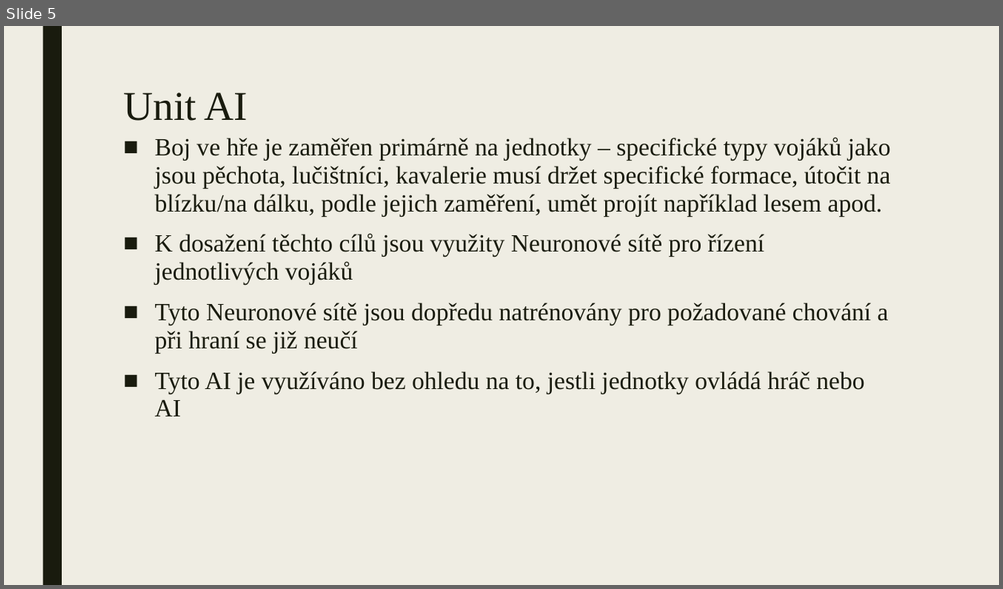
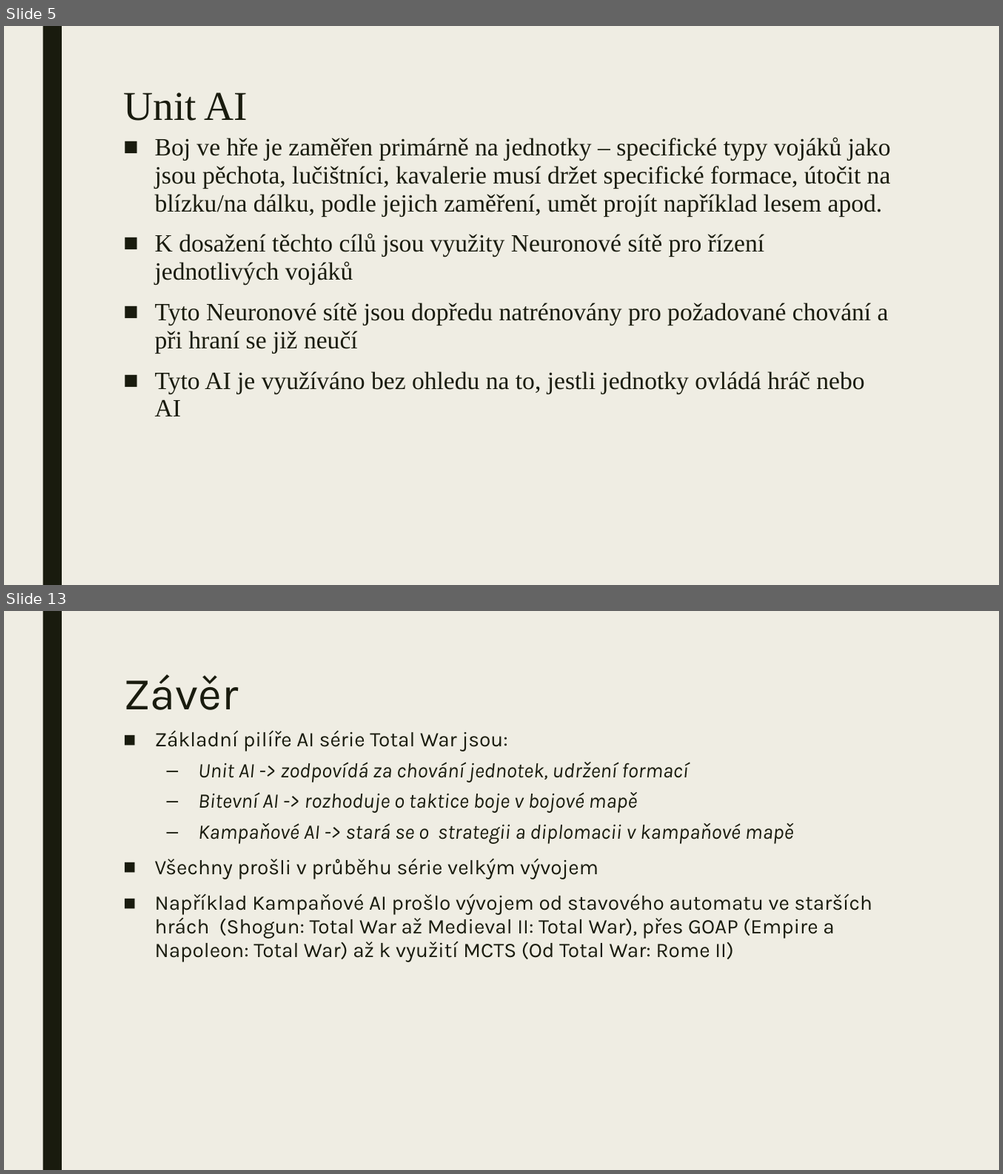
Before and after one commit to JiriPakr/Projects_4Fun, a slide deck: Total War AI.pptx. Shown one above the other, each under a label of ours: slide 5 before the commit, slides 5 and 13 after it; the slides between them are not shown. The pictures are 1003x589 and 1003x1174 pixels, drawn with LibreOffice and Linux fonts; fonts in the diff are those of the drawing. Boxes give left, top, right and bottom in pixels: in the first picture for what was removed or moved away, otherwise in the second. Text is boxed around its words. In the diff, an @@ line names an element or a change of style, - is before the commit and + after.

```diff
--- a/Total War AI.pptx
+++ b/Total War AI.pptx
@@ slide 13 added at (4, 611, 999, 1170), background #EFEDE3; not listed: 1 template element that a slide beside it also shows @@
@@ title added at (123, 675, 238, 710), 44 pt, text #191B0E @@
+Závěr
@@ text added at (155, 730, 872, 963), 20 pt, text #191B0E @@
+■ Základní pilíře AI série Total War jsou:
+  – Unit AI -> zodpovídá za chování jednotek, udržení formací
+  – Bitevní AI -> rozhoduje o taktice boje v bojové mapě
+  – Kampaňové AI -> stará se o strategii a diplomacii v kampaňové mapě
+■ Všechny prošli v průběhu série velkým vývojem
+■ Například Kampaňové AI prošlo vývojem od stavového automatu ve starších hrách (Shogun: Total War až Medieval II: Total War), přes GOAP (Empire a Napoleon: Total War) až k využití MCTS (Od Total War: Rome II)
```
Also in this commit, not shown: 8 slides changed, 3 other slides added, 1 slide removed.
